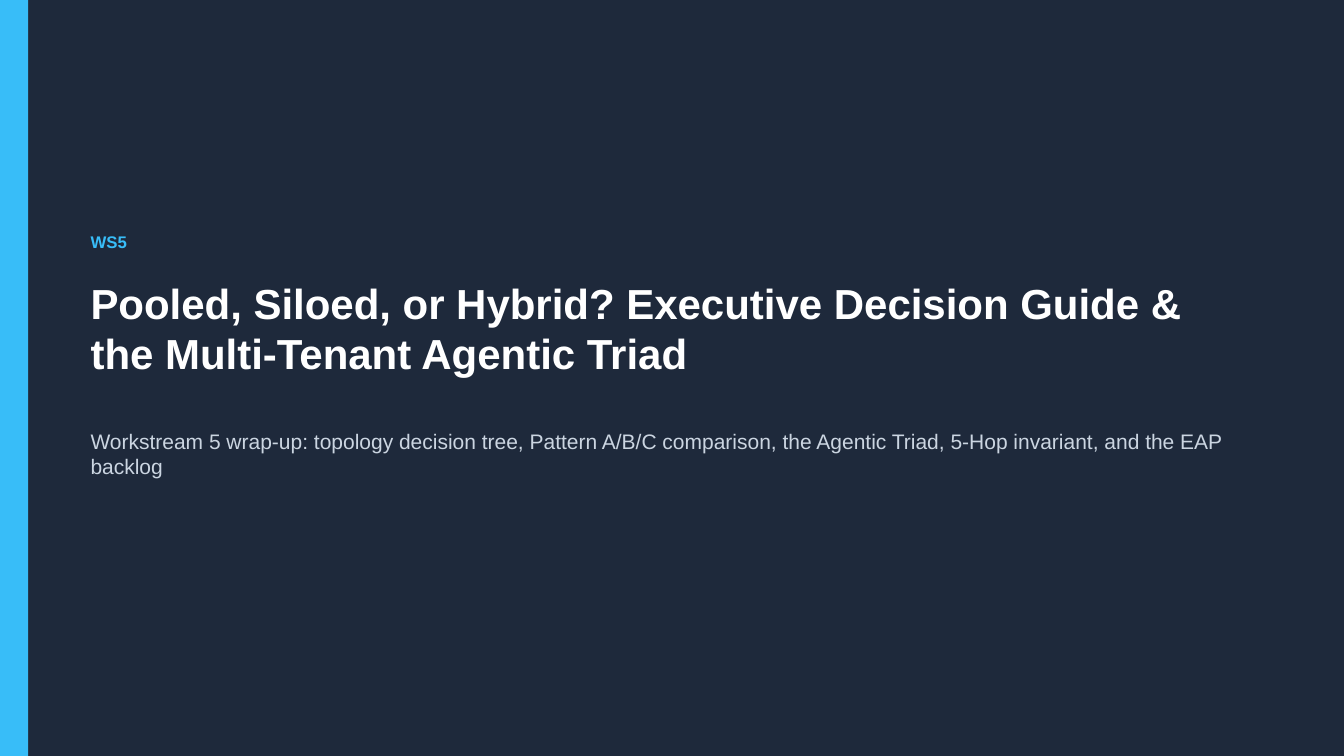
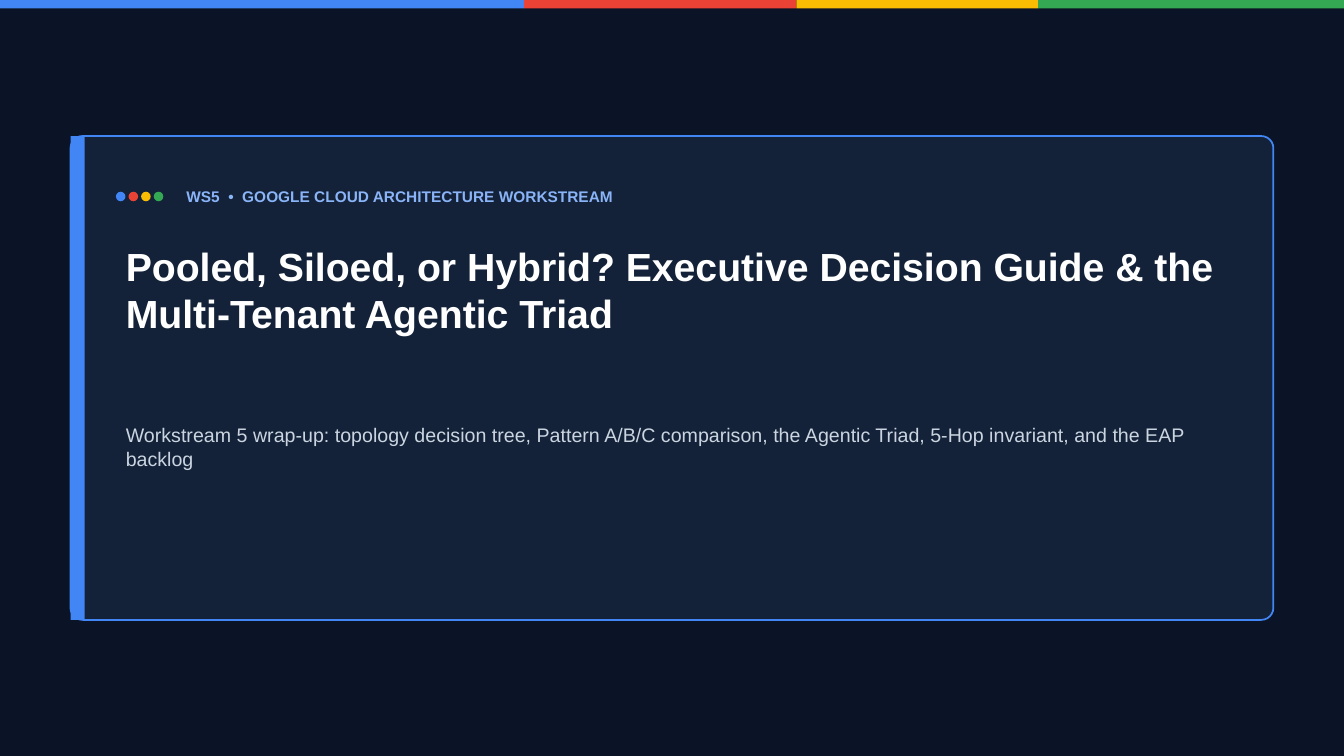
Before and after one commit to nitinaggarwal-12/blogs, a slide deck: slide 54 of slides/geap-multi-tenancy-all-workstreams-editable-slides.pptx. Drawn at 1344x756 pixels with LibreOffice and Linux fonts; fonts in the diff are those of the drawing. Boxes give left, top, right and bottom in pixels: in the first picture for what was removed or moved away, otherwise in the second. Text is boxed around its words. In the diff, an @@ line names an element or a change of style, - is before the commit and + after.

Commit message:
feat(slides+portal): add PromptCanvas Cloud Viewer & Open with Google Slides/Docs split-pill, fix Google Slides OOXML text-box shrink/insets & arrowheads, sync 6 decks + 6 blogs to Drive v3

```diff
--- a/slides/geap-multi-tenancy-all-workstreams-editable-slides.pptx
+++ b/slides/geap-multi-tenancy-all-workstreams-editable-slides.pptx
@@ background #1E293B to #0B1426 @@
@@ rectangle added at [0, 0, 524, 9], fill #4285F4 @@
@@ rectangle added at [524, 0, 797, 9], fill #EA4335 @@
@@ rectangle added at [797, 0, 1038, 9], fill #FBBC04 @@
@@ rectangle added at [1038, 0, 1344, 9], fill #34A853 @@
@@ rectangle: place and size @@
-rectangle at [0, 0, 28, 756]
+rectangle at [71, 136, 85, 620]
@@ rectangle at [71, 136, 85, 620]: fill #38BDF8 to #4285F4 @@
@@ rounded rectangle added at [71, 136, 1273, 620], fill #132238, outline #4285F4 1.25 pt @@
@@ ellipse added at [116, 192, 126, 202], fill #4285F4 @@
@@ ellipse added at [128, 192, 138, 202], fill #EA4335 @@
@@ ellipse added at [141, 192, 151, 202], fill #FBBC04 @@
@@ ellipse added at [153, 192, 163, 202], fill #34A853 @@
@@ text added at [186, 191, 613, 202], 11 pt, text #8AB4F8, bold @@
+WS5 • GOOGLE CLOUD ARCHITECTURE WORKSTREAM
@@ text removed at [91, 236, 127, 248] @@
-WS5
@@ text "Pooled, Siloed, or Hybrid? Executive ...": place and size @@
-text "Pooled, Siloed, or Hybrid? Executive ..." at [91, 288, 1139, 377]
+text "Pooled, Siloed, or Hybrid? Executive ..." at [126, 252, 1213, 336]
@@ text "Pooled, Siloed, or Hybrid? Executive ..." at [126, 252, 1213, 336]: size 30 to 28 pt @@
@@ text "Workstream 5 wrap-up: topology decision ...": place and size @@
-text "Workstream 5 wrap-up: topology decision ..." at [91, 434, 1222, 478]
+text "Workstream 5 wrap-up: topology decision ..." at [126, 428, 1184, 470]
@@ text "Workstream 5 wrap-up: topology decision ..." at [126, 428, 1184, 470]: size 15 to 14 pt @@
```
Also in this commit, not shown: 46 other slides changed, 13 slides added, 13 slides removed, 17 other files.
